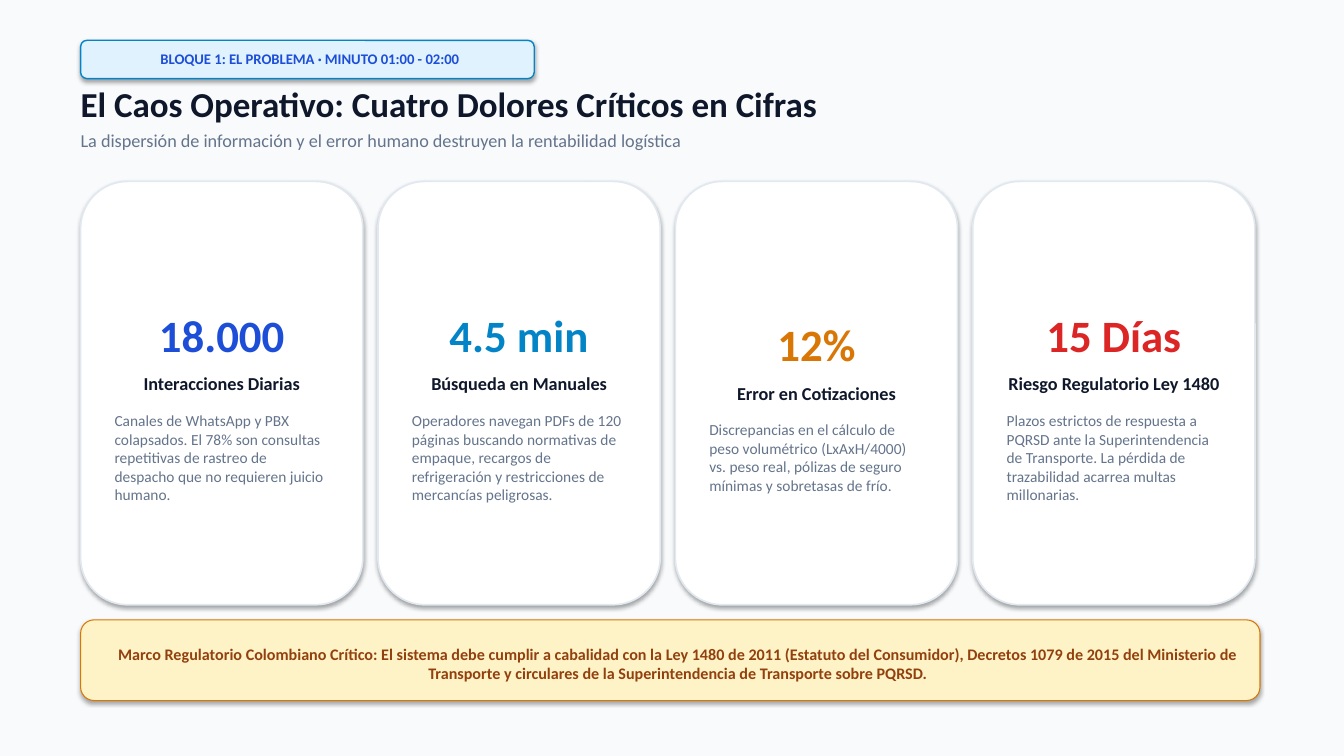
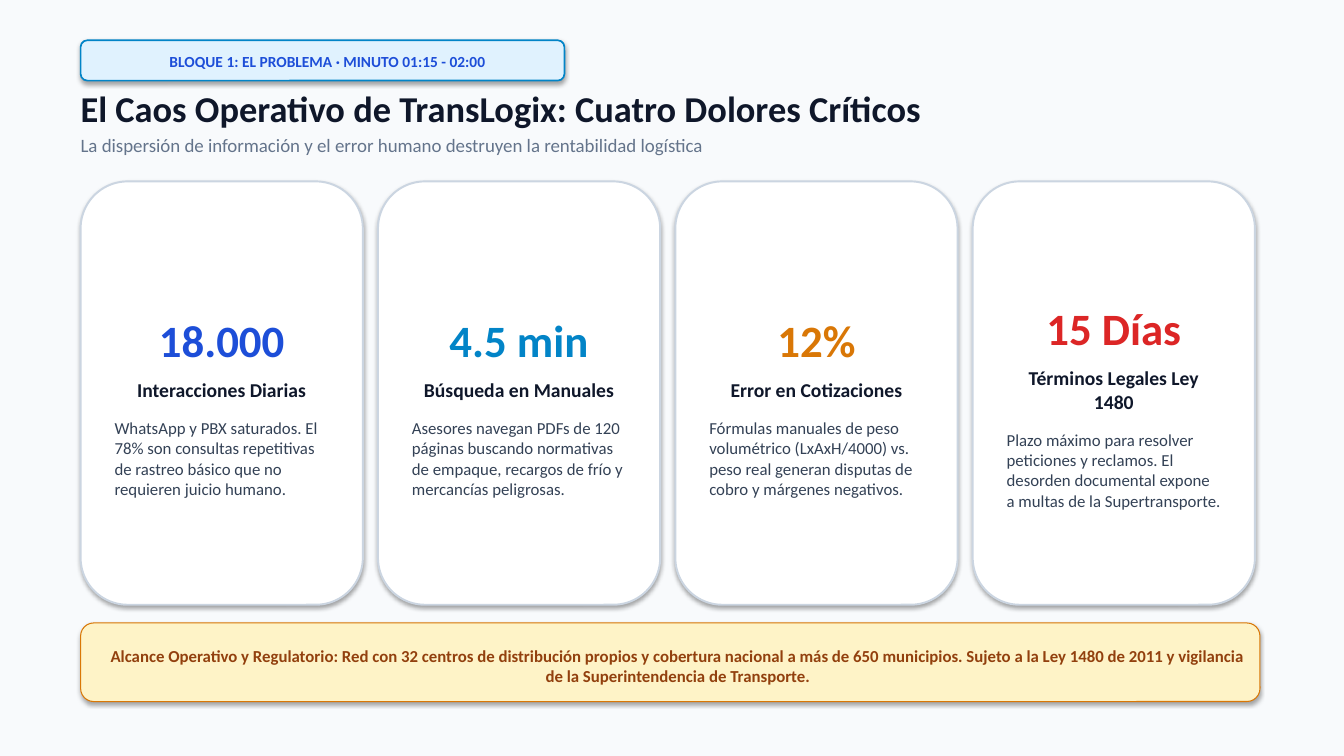
Before and after one commit to jorgemarazba/Kodotokai, a slide deck: slide 3 of TransLogix_Pitch_KodoTakai_2026.pptx. Drawn at 1344x756 pixels with LibreOffice and Linux fonts; fonts in the diff are those of the drawing. Boxes give left, top, right and bottom in pixels: in the first picture for what was removed or moved away, otherwise in the second. Text is boxed around its words. In the diff, an @@ line names an element or a change of style, - is before the commit and + after.

```diff
--- a/TransLogix_Pitch_KodoTakai_2026.pptx
+++ b/TransLogix_Pitch_KodoTakai_2026.pptx
@@ rounded rectangle "BLOQUE 1: EL PROBLEMA · ...": place and size @@
-rounded rectangle "BLOQUE 1: EL PROBLEMA · ..." at (81, 40, 534, 79)
+rounded rectangle "BLOQUE 1: EL PROBLEMA · ..." at (81, 40, 565, 81)
@@ rounded rectangle "BLOQUE 1: EL PROBLEMA · ..." at (81, 40, 565, 81): outline #0284C7 1 pt to #0284C7 1.2 pt @@
@@ text in rounded rectangle at (169, 57, 486, 69): text changed; size 10.5 to 11 pt @@
-BLOQUE 1: EL PROBLEMA · MINUTO 01:00 - 02:00
+BLOQUE 1: EL PROBLEMA · MINUTO 01:15 - 02:00
@@ text at (81, 96, 921, 128): text changed; size 25 to 26 pt @@
-El Caos Operativo: Cuatro Dolores Críticos en Cifras
+El Caos Operativo de TransLogix: Cuatro Dolores Críticos
@@ text at (81, 139, 703, 155): size 13 to 13.5 pt in "La dispersión de información y el error ..." @@
@@ outline #E2E8F0 1.2 pt to #CBD5E1 1.4 pt in 4 elements at (378, 181, 660, 605), (81, 181, 363, 605), (676, 181, 958, 605), (973, 181, 1255, 605) @@
@@ text in rounded rectangle at (137, 383, 306, 397): size 13 to 14 pt in "Interacciones Diarias" @@
@@ text in rounded rectangle at (424, 383, 614, 400): size 13 to 14 pt in "Búsqueda en Manuales" @@
@@ text in rounded rectangle at (731, 383, 902, 397): size 13 to 14 pt in "Error en Cotizaciones" @@
@@ text in rounded rectangle at (1007, 371, 1221, 510): text changed; size 11 to 12 pt; text colour #64748B to #334155 @@
-Riesgo Regulatorio Ley 1480
-Plazos estrictos de respuesta a PQRSD ante la Superintendencia de Transporte. La pérdida de trazabilidad acarrea multas millonarias.
+Términos Legales Ley 1480
+Plazo máximo para resolver peticiones y reclamos. El desorden documental expone a multas de la Supertransporte.
@@ text in rounded rectangle at (115, 422, 317, 498): text changed; size 11 to 12 pt; text colour #64748B to #334155 @@
-Canales de WhatsApp y PBX colapsados. El 78% son consultas repetitivas de rastreo de despacho que no requieren juicio humano.
+WhatsApp y PBX saturados. El 78% son consultas repetitivas de rastreo básico que no requieren juicio humano.
@@ text in rounded rectangle at (412, 422, 623, 498): text changed; size 11 to 12 pt; text colour #64748B to #334155 @@
-Operadores navegan PDFs de 120 páginas buscando normativas de empaque, recargos de refrigeración y restricciones de mercancías peligrosas.
+Asesores navegan PDFs de 120 páginas buscando normativas de empaque, recargos de frío y mercancías peligrosas.
@@ text in rounded rectangle at (709, 422, 912, 498): text changed; size 11 to 12 pt; text colour #64748B to #334155 @@
-Discrepancias en el cálculo de peso volumétrico (LxAxH/4000) vs. peso real, pólizas de seguro mínimas y sobretasas de frío.
+Fórmulas manuales de peso volumétrico (LxAxH/4000) vs. peso real generan disputas de cobro y márgenes negativos.
@@ text in rounded rectangle at (111, 650, 1243, 685): text changed; size 11.5 to 12 pt @@
-Marco Regulatorio Colombiano Crítico: El sistema debe cumplir a cabalidad con la Ley 1480 de 2011 (Estatuto del Consumidor), Decretos 1079 de 2015 del Ministerio de Transporte y circulares de la Superintendencia de Transporte sobre PQRSD.
+Alcance Operativo y Regulatorio: Red con 32 centros de distribución propios y cobertura nacional a más de 650 municipios. Sujeto a la Ley 1480 de 2011 y vigilancia de la Superintendencia de Transporte.
```
Also in this commit, not shown: 7 other slides changed, 3 slides added, 4 slides removed.
